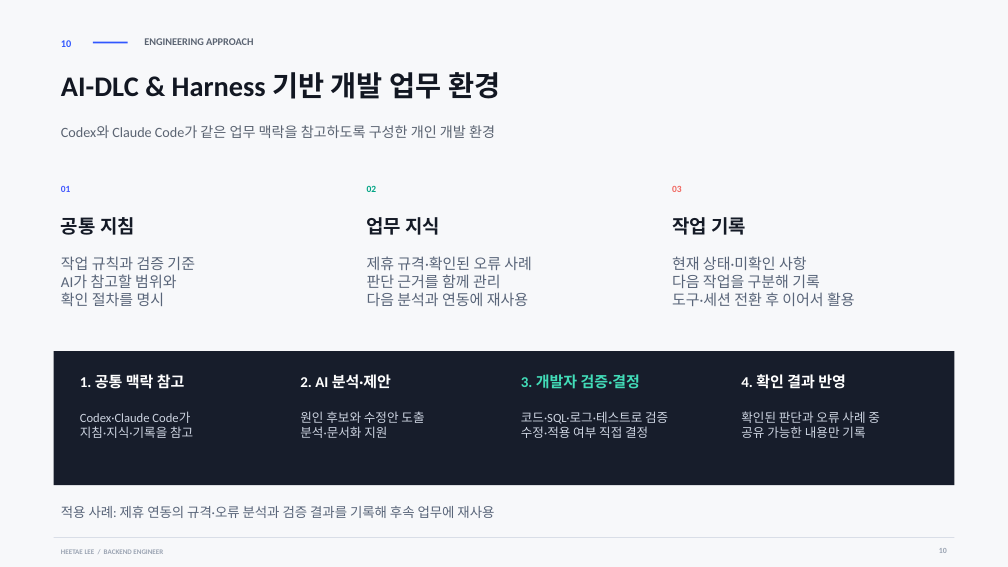
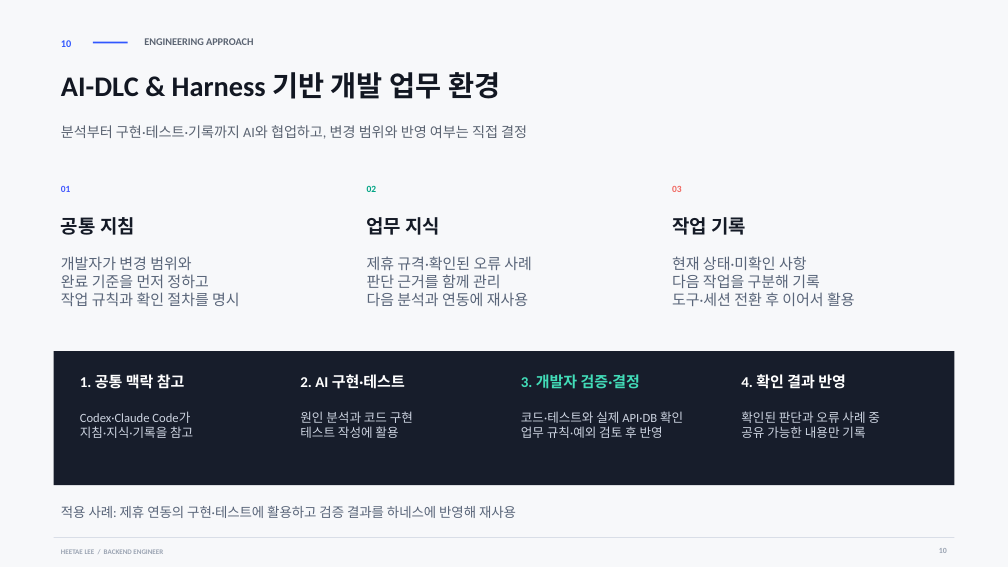
Before and after one commit to heetae-L/heetae-L.github.io, a slide deck: slide 10 of public/downloads/heetae-lee-portfolio.pptx. Drawn at 1008x567 pixels with LibreOffice and Linux fonts; fonts in the diff are those of the drawing. Boxes give left, top, right and bottom in pixels: in the first picture for what was removed or moved away, otherwise in the second. Text is boxed around its words. In the diff, an @@ line names an element or a change of style, - is before the commit and + after.

```diff
--- a/public/downloads/heetae-lee-portfolio.pptx
+++ b/public/downloads/heetae-lee-portfolio.pptx
@@ text at box(61, 125, 527, 139): text changed @@
-Codex와 Claude Code가 같은 업무 맥락을 참고하도록 구성한 개인 개발 환경
+분석부터 구현·테스트·기록까지 AI와 협업하고, 변경 범위와 반영 여부는 직접 결정
@@ text at box(61, 256, 240, 306): text changed @@
-작업 규칙과 검증 기준
-AI가 참고할 범위와
-확인 절차를 명시
+개발자가 변경 범위와
+완료 기준을 먼저 정하고
+작업 규칙과 확인 절차를 명시
@@ text at box(300, 374, 405, 389): text changed @@
-2. AI 분석·제안
+2. AI 구현·테스트
@@ text at box(300, 411, 413, 438): text changed @@
-원인 후보와 수정안 도출
-분석·문서화 지원
+원인 분석과 코드 구현
+테스트 작성에 활용
@@ text at box(521, 411, 683, 438): text changed @@
-코드·SQL·로그·테스트로 검증
-수정·적용 여부 직접 결정
+코드·테스트와 실제 API·DB 확인
+업무 규칙·예외 검토 후 반영
@@ text at box(61, 506, 516, 518): text changed @@
-적용 사례: 제휴 연동의 규격·오류 분석과 검증 결과를 기록해 후속 업무에 재사용
+적용 사례: 제휴 연동의 구현·테스트에 활용하고 검증 결과를 하네스에 반영해 재사용
```
Also in this commit, not shown: 2 other slides changed, 4 other files.
